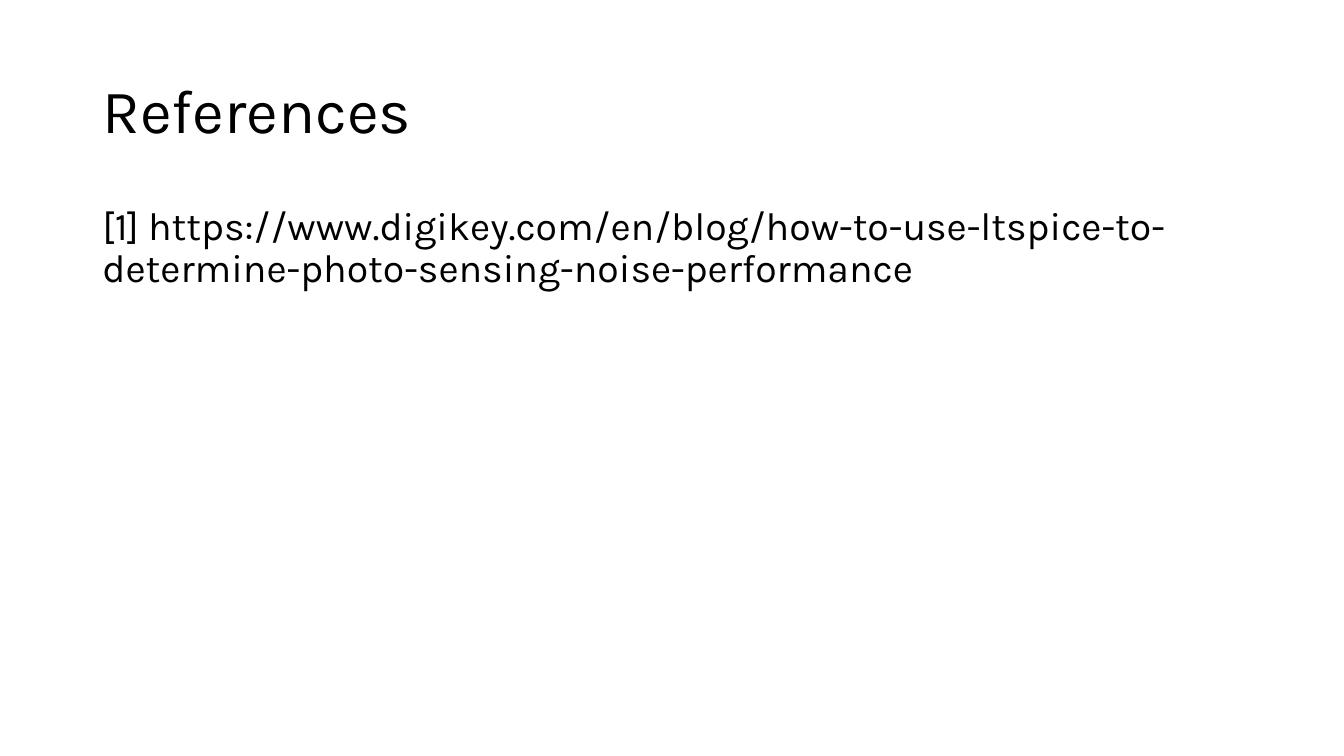
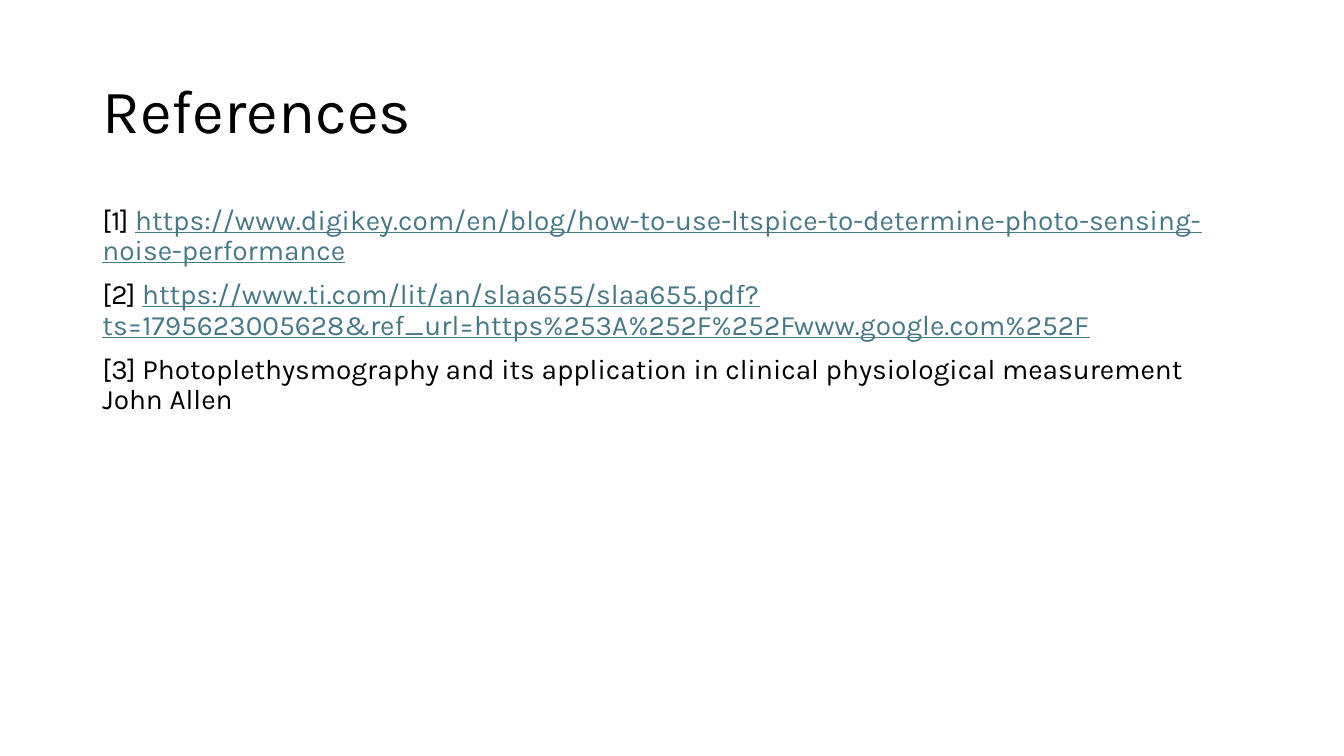
Before and after one commit to Equerm8/A-beating-heart, a slide deck: slide 15 of docs/pres2.pptx (slide 13 before the commit). Drawn at 1344x756 pixels with LibreOffice and Linux fonts; fonts in the diff are those of the drawing. Boxes give left, top, right and bottom in pixels: in the first picture for what was removed or moved away, otherwise in the second. Text is boxed around its words. In the diff, an @@ line names an element or a change of style, - is before the commit and + after.

```diff
--- a/docs/pres2.pptx
+++ b/docs/pres2.pptx
@@ text at (102,209,1200,267): size 28 to 20 pt in "[1] https://www.digikey.com/en/blog/how-to-use-ltspice-to-de ..."; text colour #000000 to #467886, underline on in "https://www.digikey.com/en/blog/how-to-use-ltspice-to-determ ..." @@
@@ text at (102,283,1182,410): paragraphs added @@
+[2] https://www.ti.com/lit/an/slaa655/slaa655.pdf?ts=1795623005628&ref_url=https%253A%252F%252Fwww.google.com%252F
+[3] Photoplethysmography and its application in clinical physiological measurement John Allen
```
Also in this commit, not shown: 2 other slides changed, 4 slides added, 2 slides removed, 8 other files.
